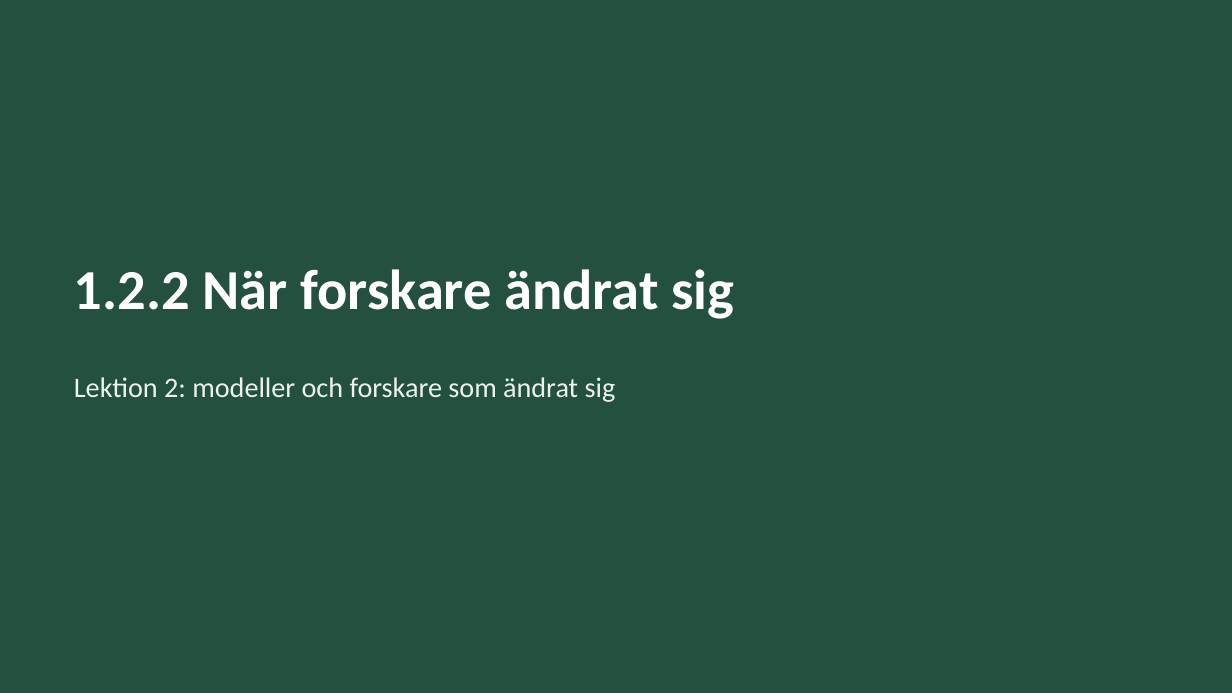
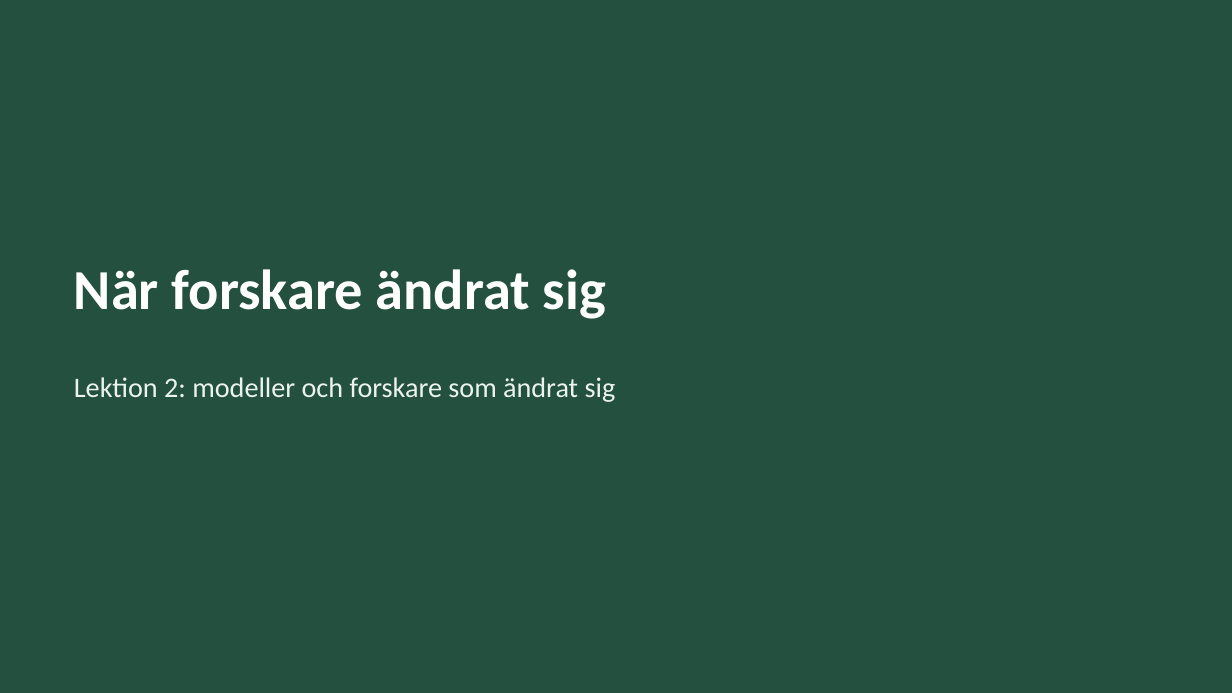
Before and after one commit to sweviktor95/pluggis, a slide deck: slide 8 of planering/biologi-omrade1/biologi-1-2-modeller-kallor-argument.pptx. Drawn at 1232x693 pixels with LibreOffice and Linux fonts; fonts in the diff are those of the drawing. Boxes give left, top, right and bottom in pixels: in the first picture for what was removed or moved away, otherwise in the second. Text is boxed around its words. In the diff, an @@ line names an element or a change of style, - is before the commit and + after.

```diff
--- a/planering/biologi-omrade1/biologi-1-2-modeller-kallor-argument.pptx
+++ b/planering/biologi-omrade1/biologi-1-2-modeller-kallor-argument.pptx
@@ title at box(74, 269, 606, 319): text changed @@
-1.2.2 När forskare ändrat sig
+När forskare ändrat sig
```
Also in this commit, not shown: 6 other slides changed, 14 other files.
